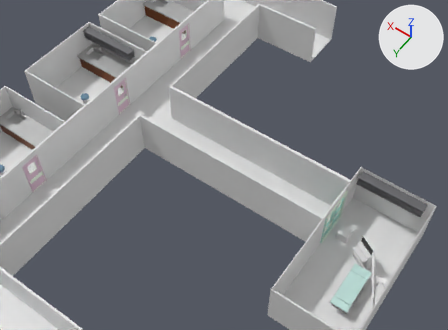
The Blender file Assets/Models/Rooms/SurgeryRoom.blend as it was, and as the next commit left it.
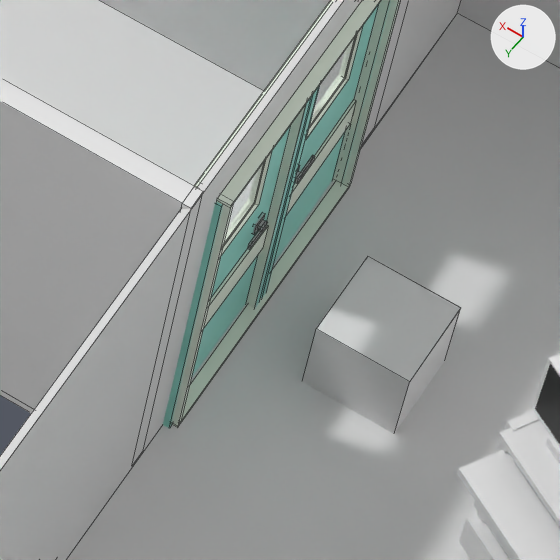
Each version is shown from a 50 mm camera at (-18.82, 52.46, 87.98) aimed at (22.23, -5.0, -2.32), then close up on the part from 67% to 81% of the width and 59% to 78% of the height. Arrows for +X, +Y and +Z are at upper right; the lights stay in place. The close-ups show mesh edges as thin lines.

The first close-up shows 'hallways walls & floor', 'left door (surgery)', 'left door placeholder (surgery)', 'main doctor office entrance', 'monitor stand', 'right door (surgery)', 'room base'.
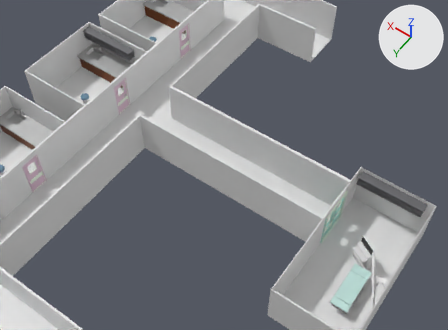
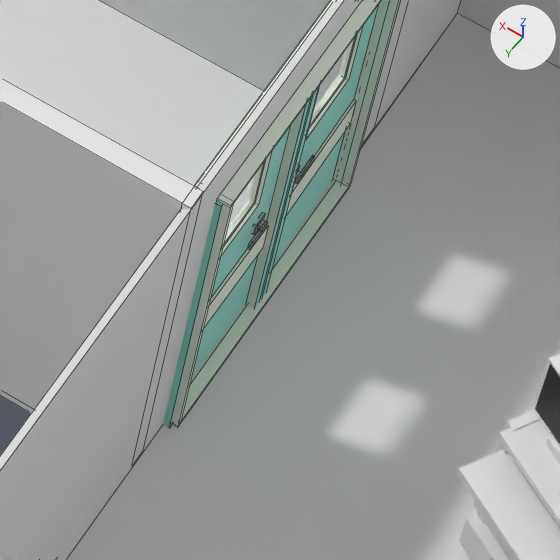
The change, as a list of edits to the scene's bpy script:
```text
Change me_cube_012:
    where me_cube_012.from_pydata(...)  # 148 vertices, 119 faces; spans x -357.0..1.0, y -4.0..19.0, z -25.0..28.0
    used by ob_main_doctor_office_entrance; location = (48.66, -7.64, -1.48); rotation_euler = (0.0, 0.0, -0.00689), in degrees (0, 0, -0.4); scale = (0.147, 0.147, 0.147)
    me_cube_012 part 1: the loose piece of 8 vertices spanning x -357.0..-343.0, y 3.0..17.0, z -25.0..-11.0 is deleted
```

Boxes [x1, y1, x2, y2] around the edits, measured in the close-ups (560 x 560 px):
'main doctor office entrance', reshaped (not visible afterwards)
    before: [302, 256, 461, 434]
